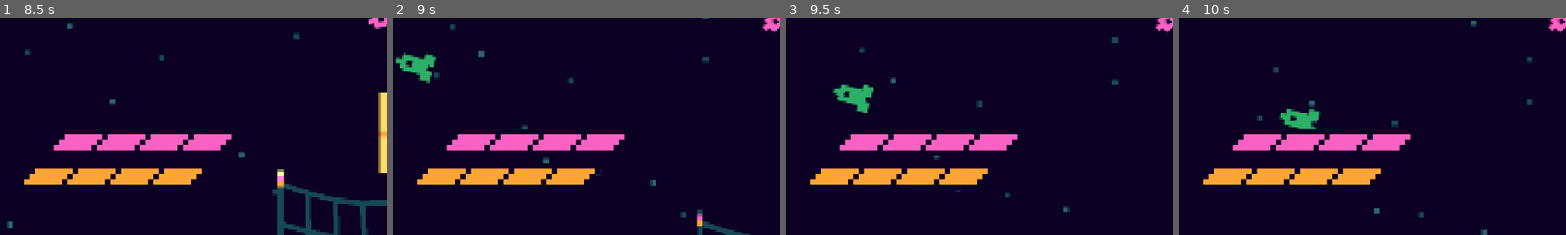
Above: before the commit, frames 1-4 (left to right).
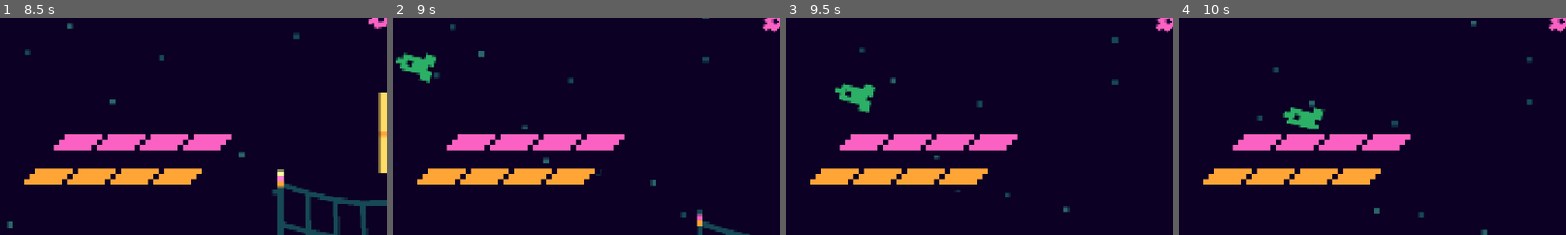
Above: after the commit, the same moments.

Repository: Salkin-Niklas/exgat
Game: Godot game, scene res://scenes/world.tscn
Two runs of this game, one before a commit and one after it. Both use one fixed random seed, a clock stepped at 60 frames per second and the inputs below.
Inputs (mouse positions are % of the whole screen's width and height, from its top left):
- Up to frame 1 (8.5 s): click (6, 83) at 0.5 s; click (6, 83) at 1.25 s; click (6, 83) at 2 s; click (6, 92) at 2.75 s; tap Enter at 3.5 s; hold W (Boost) 3.53-4.28 s; tap Space (TractorBeam) at 4.35, 7.35 s; hold A (TurnL) 5.03-5.78 s; tap D (TurnR) at 5.85 s; hold W (Boost) 6.53-7.28 s; hold A (TurnL) from 8.03 s (still down)
- Up to frame 2 (9 s): release A (TurnL) at 8.78 s; tap D (TurnR) at 8.85 s
- Up to frame 3 (9.5 s): no input
- Up to frame 4 (10 s): hold W (Boost) from 9.53 s (still down)
The pictures show only the part of the screen within x 0-50%, y 50-100%; the shares and areas given below are measured in that part.

Frame 1 is identical in both runs. In frame 2, 0.2% of the frame differs, in the area x 0-12%, y 16-30%; in frame 3, 0.4%; in frame 4, 0.5%, in the area x 25-38%, y 41-52%.

Commit message:
CHANGE: remove damping

Diff:
--- a/project.godot
+++ b/project.godot
@@ -45,6 +45,10 @@
 ]
 }
 
+[physics]
+
+2d/default_linear_damp=0.0
+
 [rendering]
 
 textures/canvas_textures/default_texture_filter=0
